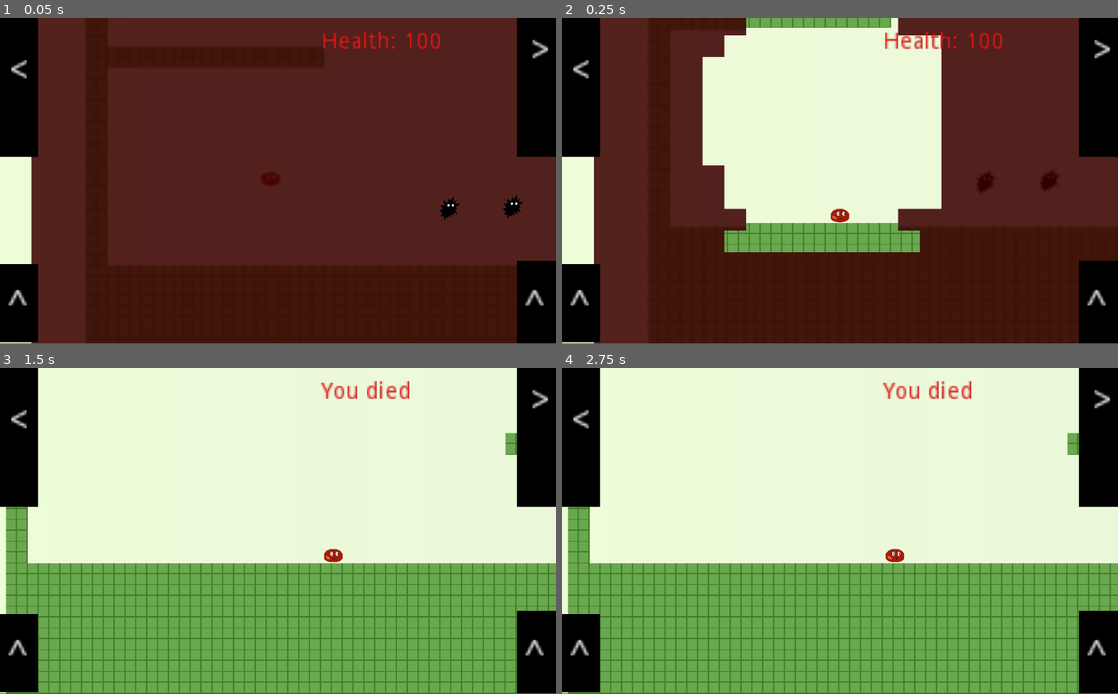
Above: before the commit, frames 1-4 (two rows, left to right).
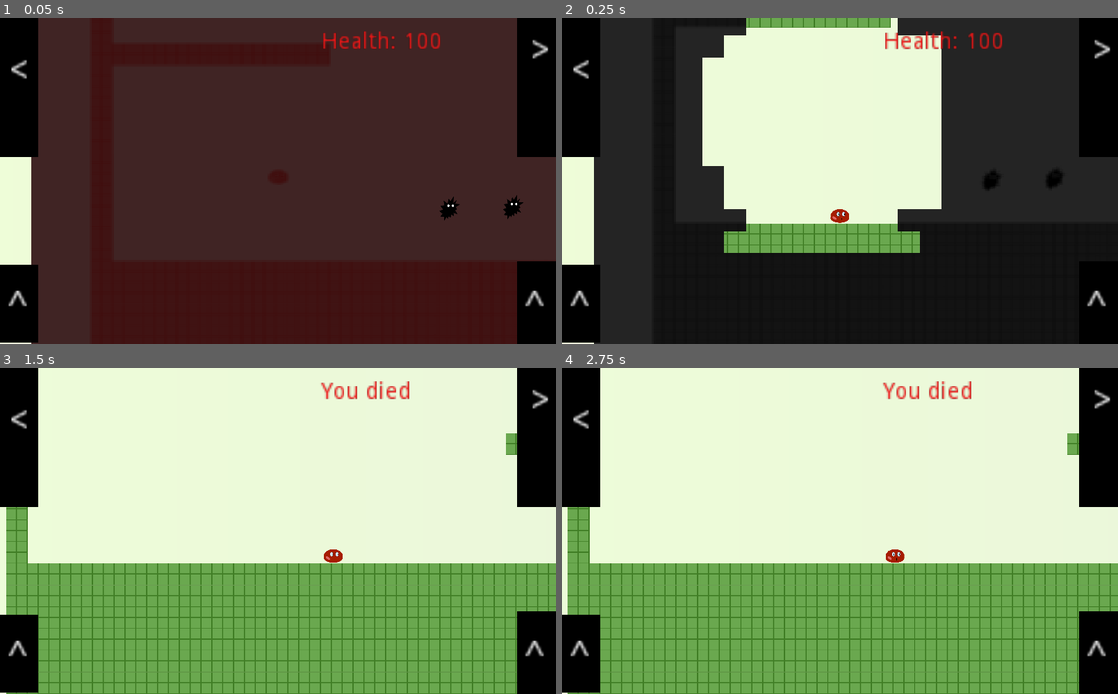
Above: after the commit, the same moments.

Repository: glitchcore/comfort
Game: Godot game, scene res://Scenes/BaseLevel.tscn
Two runs of this game, one before a commit and one after it. Both use one fixed random seed, a clock stepped at 60 frames per second and the inputs below.
Inputs:
- Up to frame 1 (0.05 s): no input
- Up to frame 2 (0.25 s): no input
- Up to frame 3 (1.5 s): hold Right (ui_right) from 0.53 s (still down); tap Space (jump) at 0.77 s
- Up to frame 4 (2.75 s): tap Space (jump) at 1.52 s; tap Enter at 2 s; release Right (ui_right) at 2.03 s; hold Left (ui_left) from 2.03 s (still down)
The window is 800x468 before the commit and 800x469 after it. Grey fills any space a smaller window leaves; there, only what the larger window draws over its background counts as a difference.

The runs differ from the first frame. In frame 1, 0.8% of the frame differs, in the area x 0-100%, y 0-100%; in frame 2, 61%; in frame 3, 3.0%; in frame 4, 3.0%.

Commit message:
update shader

Diff:
--- a/Actors/Space.gd
+++ b/Actors/Space.gd
@@ -5,6 +5,9 @@
 const SIZE = [140, 100]
 const UPDATE_SIZE = 20
 export var space_size = 6
+
+var comfort_amount = 0
+var target_comfort_amount = 0
 
 func create_state():
 	var res = []
@@ -92,6 +95,12 @@
 
 func _process(delta: float) -> void:
 	self.material.set_shader_param("time", Time.get_ticks_msec() / 1000.0)
+	comfort_amount = move_toward(
+		comfort_amount,
+		target_comfort_amount,
+		delta * 8
+	)
+	self.material.set_shader_param("comfort_amount", comfort_amount)
 
 	#if Input.is_action_just_pressed("ui_up"):
 	#	target_space_size += SPACE_STEP
@@ -115,5 +124,8 @@
 	detector_position.y *= -1
 	state = update_state(state, detector_position)
 
-	# self.clear()
 	display_state(detector_position)
+
+
+func _on_Player_is_comfort(value) -> void:
+	target_comfort_amount = 1.0 if value else 0.0
--- a/Actors/Space.tscn
+++ b/Actors/Space.tscn
@@ -7,6 +7,7 @@
 code = "shader_type canvas_item;
 
 uniform float time;
+uniform float comfort_amount;
 
 vec2 random(vec2 uv){
     uv = vec2( dot(uv, vec2(127.1,311.7) ),
@@ -27,31 +28,35 @@
 }
 
 void fragment() {
+	const float amount = 300.;
+
+	vec2 uv = round(SCREEN_UV * float(amount)) / float(amount);
 	vec3 screen_color = vec3(0.0);
 	const int BLUR_KERNEL = 1;
+	vec2 displace = vec2(
+		noise(vec2(sin(uv.x * 10.), 2. * sin(time * 0.2) * uv.x)),
+		noise(vec2(cos(uv.y * 10.), 2. * cos(time * 0.3) * uv.y))
+	);
+
 	for(int x = -BLUR_KERNEL; x < BLUR_KERNEL; x++) {
 		for(int y = -BLUR_KERNEL; y < BLUR_KERNEL; y++) {
 			screen_color += texture(
 				SCREEN_TEXTURE,
-				SCREEN_UV + vec2(float(x), float(y)) * SCREEN_PIXEL_SIZE * 3. +
-				0.02 * vec2(
-					noise(vec2(sin(SCREEN_UV.x * 10.), 2. * sin(time * 0.2) * SCREEN_UV.x)),
-					noise(vec2(cos(SCREEN_UV.y * 10.), 2. * cos(time * 0.3) * SCREEN_UV.y))
-				)
-
+				uv + vec2(float(x), float(y)) * SCREEN_PIXEL_SIZE * 3. + displace * 0.0
 			).rgb / float((BLUR_KERNEL * 2 + 1) * (BLUR_KERNEL * 2 + 1));
 		}
 	}
-	// color += texture(SCREEN_TEXTURE, SCREEN_UV).rgb;
 
-	COLOR = vec4(vec3(0.), 1.);
-	COLOR.rgb += screen_color * 0.3;
-	COLOR.rgb += vec3(0.2, 0., 0.);
+	COLOR.rgb = vec3(0.);
+	COLOR.rgb += vec3(length(screen_color)) * 0.2;
+	COLOR.r += (1. - length(screen_color)) * 0.2 * (1. - comfort_amount);
+	COLOR.rgb += vec3(0.05, 0., 0.) * (1. - comfort_amount);
 }"
 
 [sub_resource type="ShaderMaterial" id=2]
 shader = SubResource( 1 )
 shader_param/time = null
+shader_param/comfort_amount = null
 
 [node name="SpaceMap" type="TileMap"]
 material = SubResource( 2 )
--- a/Scenes/BaseLevel.tscn
+++ b/Scenes/BaseLevel.tscn
@@ -99,7 +99,7 @@
 cell_size = Vector2( 40, 40 )
 collision_mask = 2
 format = 1
-tile_data = PoolIntArray( -5308420, 0, 0, -5308419, 0, 0, -5 …(26524 unchanged characters)… , -3997700, 0, 0, -4063228, 0, 0, -4063221, 0, 0, -4063213, 0, 0, -4063206, 0, 0, -4063199, 0, 0, -4063194, 0, 0, -4063193, 0, 0, -4063164, 0, 0, -4063160, 0, 0, -4063159, 0, 0, -4063158, 0, 0, -4063157, 0, 0, -4063156, 0, 0, -4063155, 0, 0, -4063104, 0, 0, -4063103, 0, 0, -4063102, 0, 0, -4063101, 0, 0, -4063100, 0, 0, -4063099, 0, 0, -4063098, 0, 0, -4063097, 0, 0, -4063096, 0, 0, -4063095, 0, 0, -4063094, 0, 0, -4063093, 0, 0, -3932164, 0, 0, -3997692, 0, 0, -3997685, 0, 0, -3997677, 0, 0, -3997670, 0, 0, -3997663, 0, 0, -3997658, 0, 0,  …(57651 unchanged characters)…
+tile_data = PoolIntArray( -5308420, 0, 0, -5308419, 0, 0, -5 …(26524 unchanged characters)… , -3997700, 0, 0, -4063228, 0, 0, -4063213, 0, 0, -4063199, 0, 0, -4063194, 0, 0, -4063193, 0, 0, -4063164, 0, 0, -4063160, 0, 0, -4063159, 0, 0, -4063158, 0, 0, -4063157, 0, 0, -4063156, 0, 0, -4063155, 0, 0, -4063104, 0, 0, -4063103, 0, 0, -4063102, 0, 0, -4063101, 0, 0, -4063100, 0, 0, -4063099, 0, 0, -4063098, 0, 0, -4063097, 0, 0, -4063096, 0, 0, -4063095, 0, 0, -4063094, 0, 0, -4063093, 0, 0, -3932164, 0, 0, -3997692, 0, 0, -3997677, 0, 0, -3997663, 0, 0, -3997658, 0, 0,  …(57651 unchanged characters)…
 
 [node name="Player" parent="." instance=ExtResource( 2 )]
 position = Vector2( 347, -1429 )
@@ -263,6 +263,7 @@
 margin_bottom = -2731.0
 color = Color( 0.839216, 0.843137, 0.0980392, 1 )
 
+[connection signal="is_comfort" from="Player" to="Space" method="_on_Player_is_comfort"]
 [connection signal="damaged" from="PlayerData" to="ui/GameData" method="update_interface"]
 [connection signal="killed" from="PlayerData" to="Player" method="_on_PlayerData_killed"]
 [connection signal="body_exited" from="GameAreas/StartArea" to="ui/Tutorial" method="_on_StartArea_body_exited"]
--- a/project.godot
+++ b/project.godot
@@ -17,6 +17,10 @@
 [autoload]
 
 PlayerData="*res://Autoload/PlayerData.tscn"
+
+[display]
+
+window/stretch/mode="2d"
 
 [gui]
 
